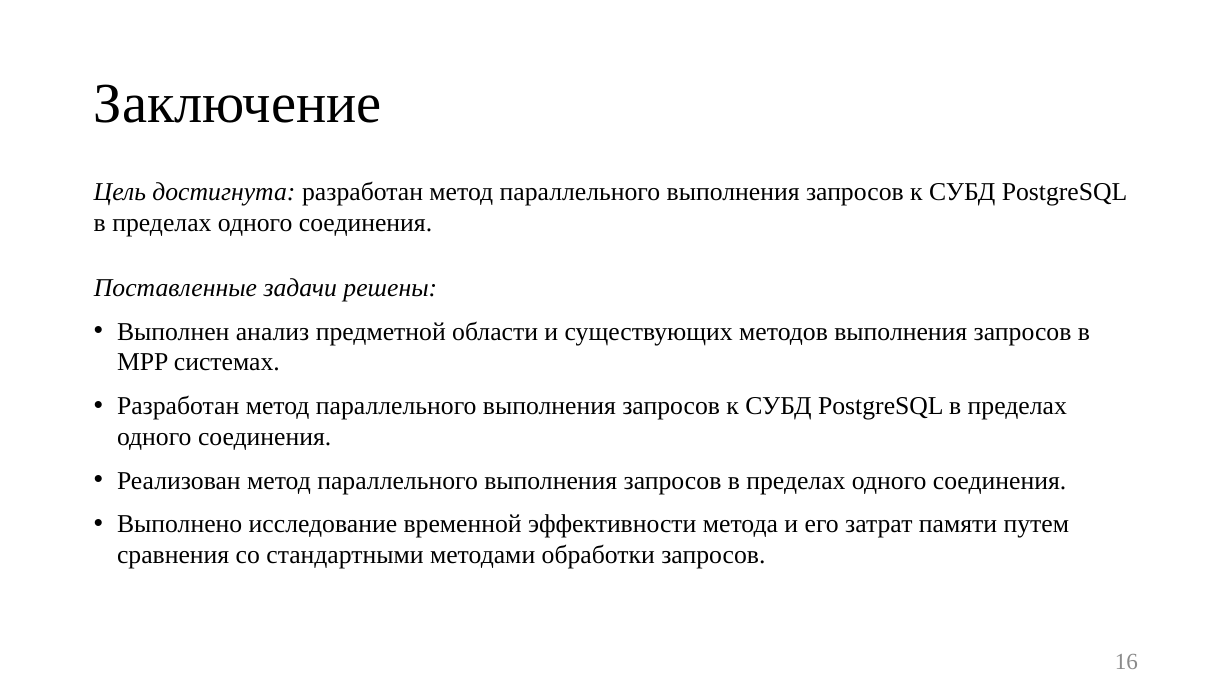
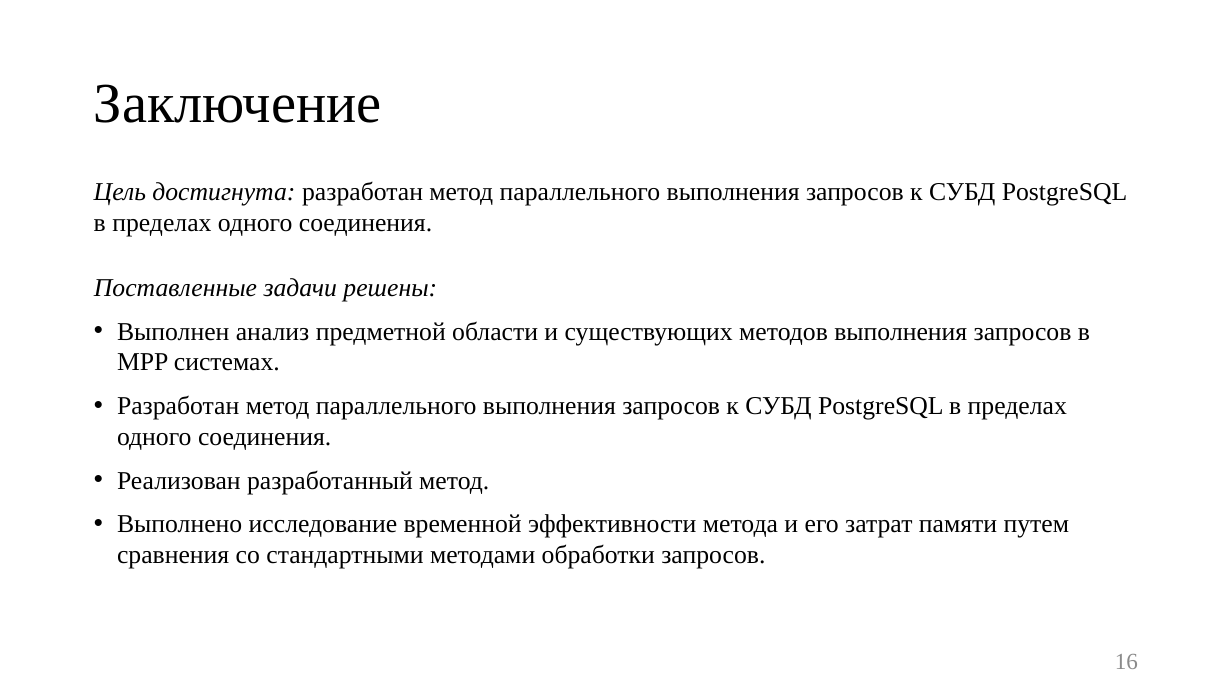
Before and after one commit to platosha-git/Diplom-theory, a slide deck: slide 16 of Презентация.pptx. Drawn at 1232x693 pixels with LibreOffice and Linux fonts; fonts in the diff are those of the drawing. Boxes give left, top, right and bottom in pixels: in the first picture for what was removed or moved away, otherwise in the second. Text is boxed around its words. In the diff, an @@ line names an element or a change of style, - is before the commit and + after.

```diff
--- a/Презентация.pptx
+++ b/Презентация.pptx
@@ text at [117,471,489,494]: text changed @@
-• Реализован метод параллельного выполнения запросов в пределах одного соединения.
+• Реализован разработанный метод.
```
Also in this commit, not shown: 4 other slides changed, 10 other files.
